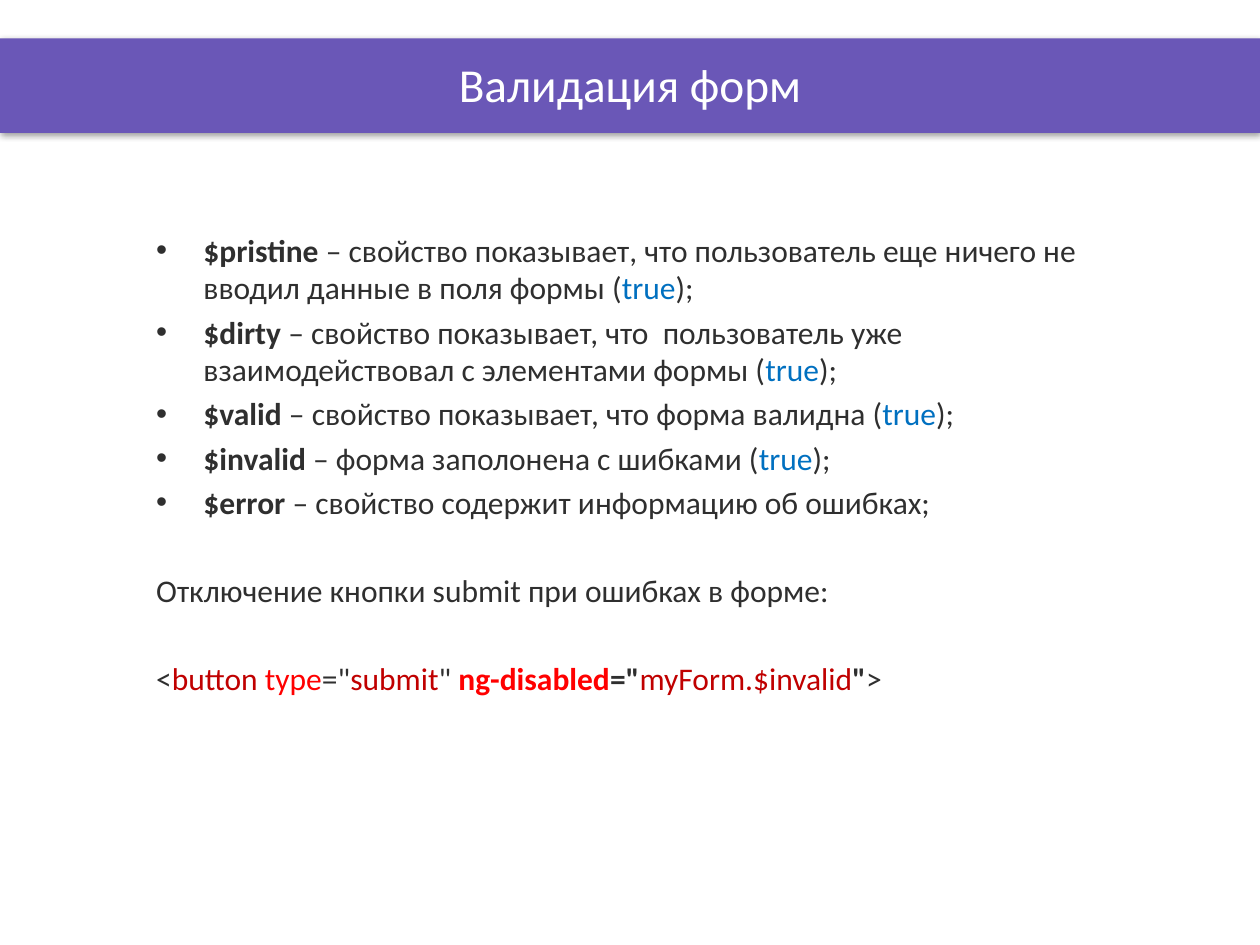
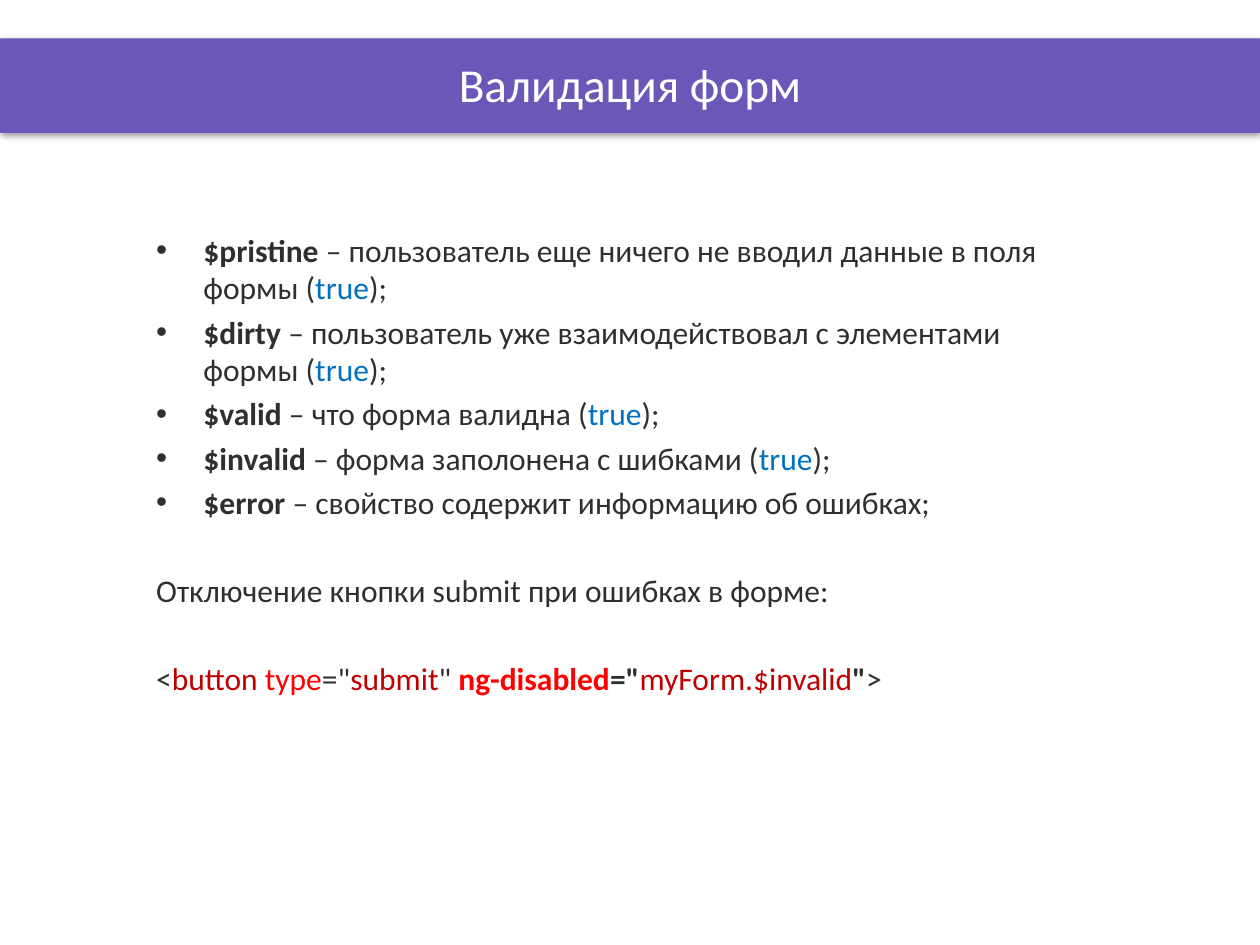
Before and after one commit to OleksandrPetryk/ignite, a slide deck: slide 4 of AngularJS/lesson_13/Presentation/Filters_DOM.pptx. Drawn at 1260x945 pixels with LibreOffice and Linux fonts; fonts in the diff are those of the drawing; background and template pictures are left out. Boxes give left, top, right and bottom in pixels: in the first picture for what was removed or moved away, otherwise in the second. Text is boxed around its words. In the diff, an @@ line names an element or a change of style, - is before the commit and + after.

```diff
--- a/AngularJS/lesson_13/Presentation/Filters_DOM.pptx
+++ b/AngularJS/lesson_13/Presentation/Filters_DOM.pptx
@@ text at box(203, 240, 1036, 430): text changed @@
-• $pristine – свойство показывает, что пользователь еще ничего не вводил данные в поля формы (true);
-• $dirty – свойство показывает, что пользователь уже взаимодействовал с элементами формы (true);
-• $valid – свойство показывает, что форма валидна (true);
+• $pristine – пользователь еще ничего не вводил данные в поля формы (true);
+• $dirty – пользователь уже взаимодействовал с элементами формы (true);
+• $valid – что форма валидна (true);
```
Also in this commit, not shown: 3 other slides changed, 18 other files.
